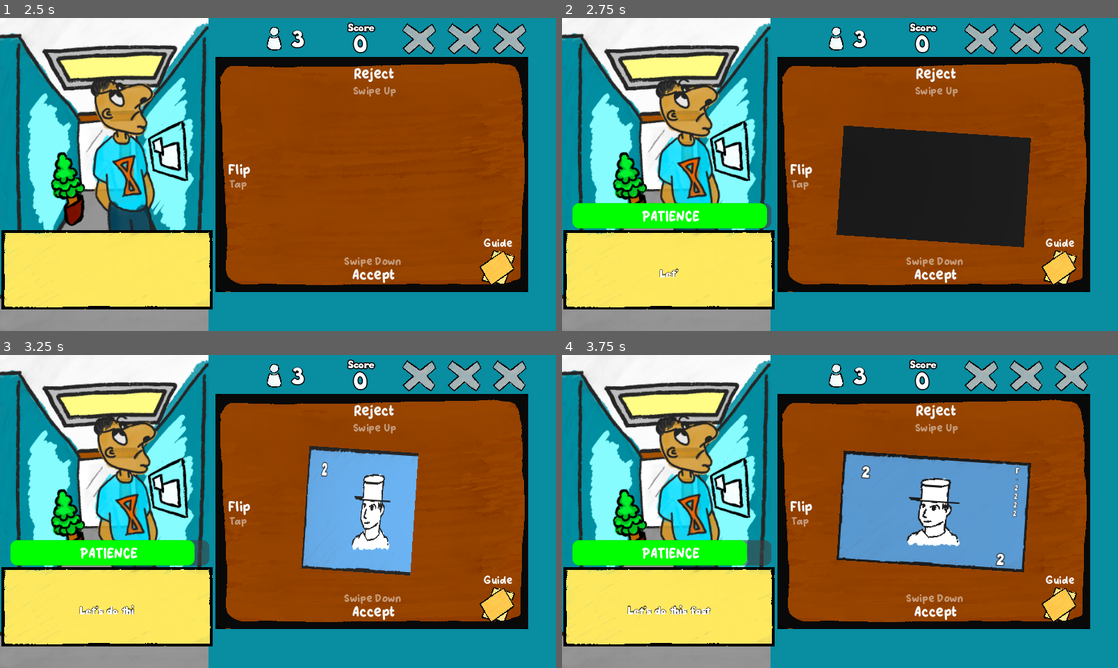
Above: before the commit, frames 1-4 (two rows, left to right).
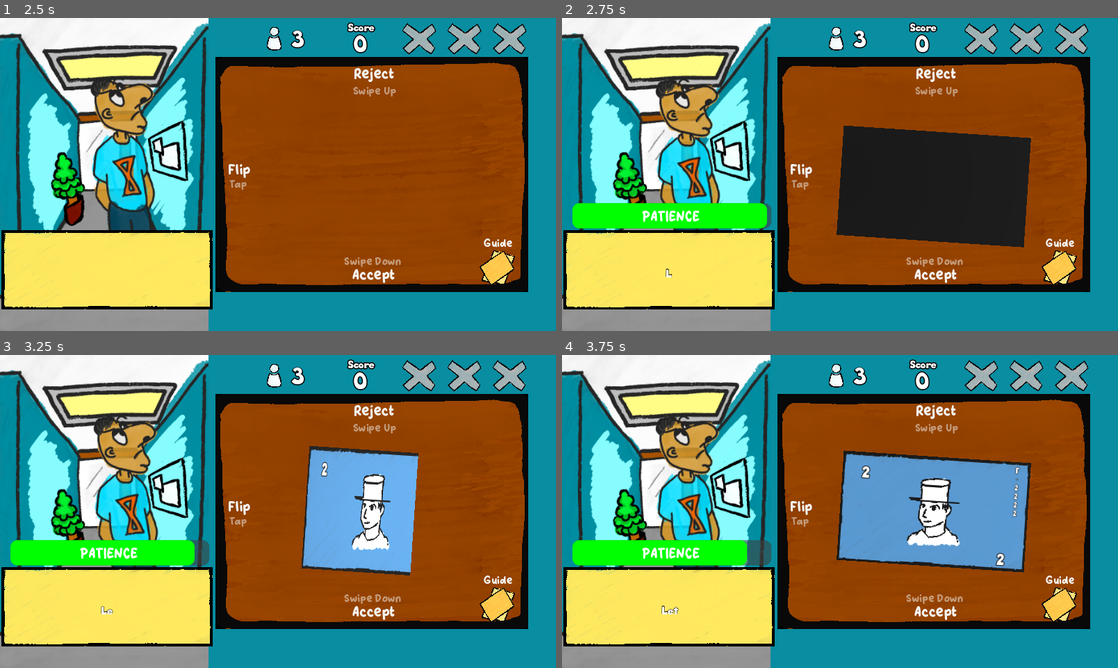
Above: after the commit, the same moments.

Repository: KaitoGameDev/brackeys-gj-2026-2
Game: Godot game, scene res://source/main_menu.tscn
Two runs of this game, one before a commit and one after it. Both use one fixed random seed, a clock stepped at 60 frames per second and the inputs below.
Inputs (mouse positions are in pixels of both pictures, inside the frame that each line leads up to):
- Up to frame 1 (2.5 s): click "Play" at 0.5 s; click "Start Day" at 1.25 s; move the mouse to (400, 158) at 2.02 s; click (400, 158) at 2.17 s
- Up to frame 2 (2.75 s): no input
- Up to frame 3 (3.25 s): move the mouse to (166, 527) at 2.77 s; click (166, 527) at 2.92 s
- Up to frame 4 (3.75 s): move the mouse to (895, 442) at 3.52 s; click (895, 442) at 3.67 s

Frame 1 is identical in both runs. In frame 2, less than 0.1% of the frame differs, in the area x 17-21%, y 80-83%; in frame 3, 0.2%; in frame 4, 0.3%, in the area x 11-27%, y 79-83%.

Commit message:
use dedicated voice player for voices

Diff:
--- a/source/audio/audio_controller.gd
+++ b/source/audio/audio_controller.gd
@@ -33,8 +33,9 @@
 	sfx_player.stream = sfx.get("on_page")
 	sfx_player.play()
 
-func voice_1() -> void:
+func voice_1() -> AudioStreamPlayer:
 	voice_player.play.call_deferred()
+	return voice_player
 
 func swipe() -> void:
 	sfx_player.stream = sfx.get("swipe")
--- a/source/dialog_system/dialog.gd
+++ b/source/dialog_system/dialog.gd
@@ -12,8 +12,11 @@
 
 	for c in _text:
 		message.text += c
-		AudioController.voice_1()
-		await get_tree().create_timer(0.05).timeout
+		await AudioController.voice_1().finished
+#		await (get_tree().create_timer(0.05).timeout.connect(
+#			func():
+#
+#		))
 
 func disable() -> void:
 	visible = false
